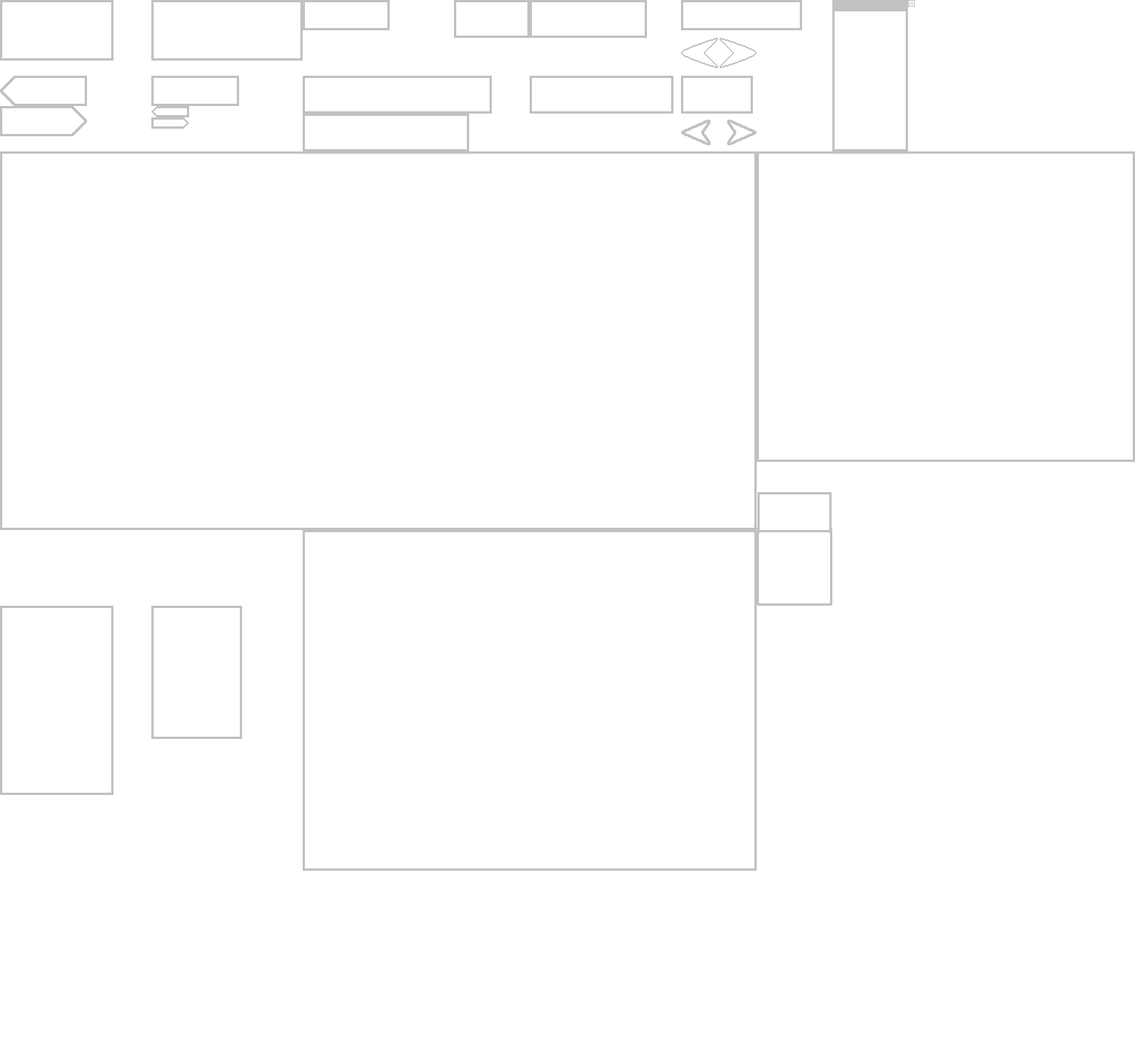
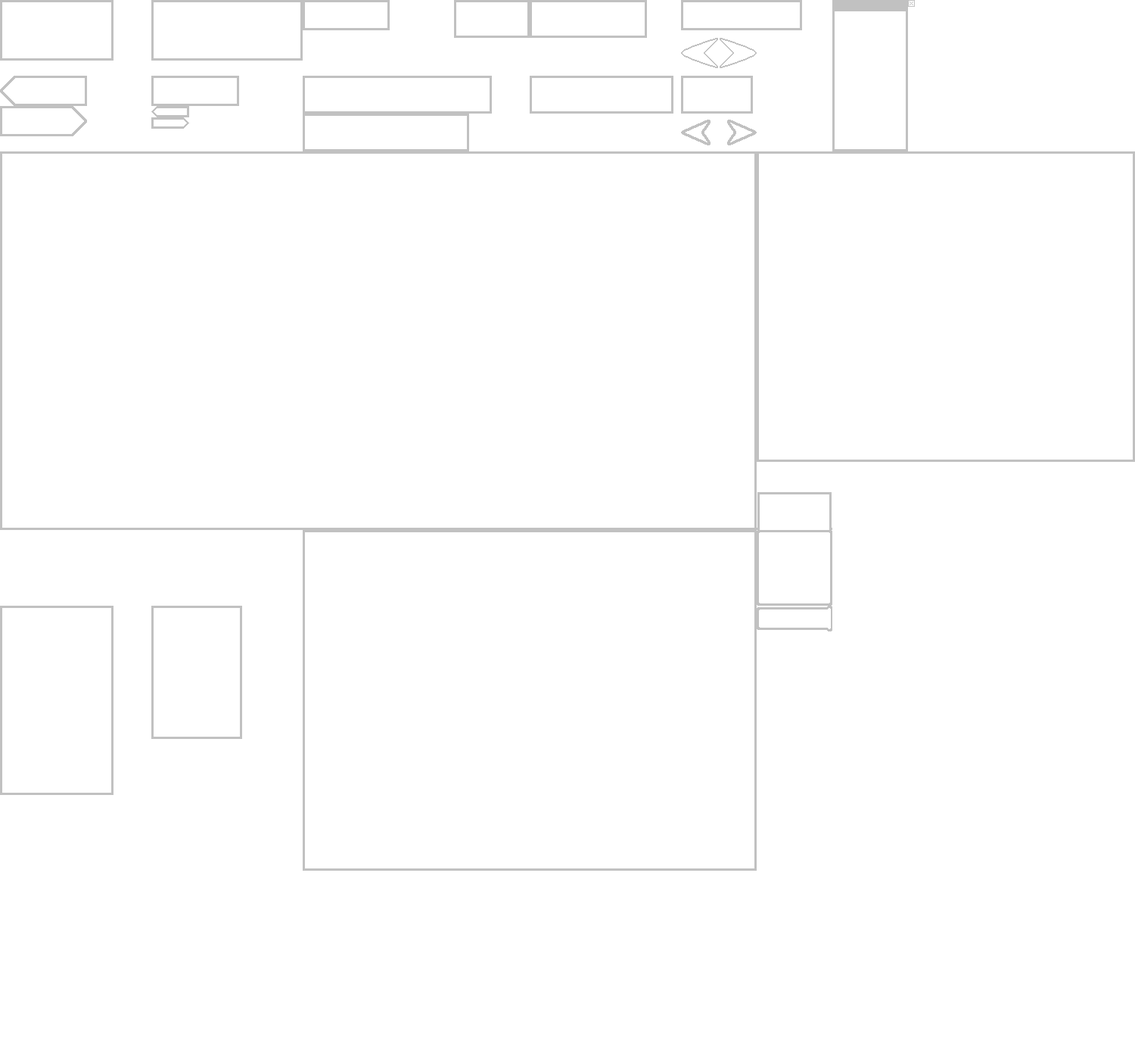
The second 1135x1060 image is a revision of the first. Changes to its layers:
painted on "Background" over [756, 605, 833, 632]
